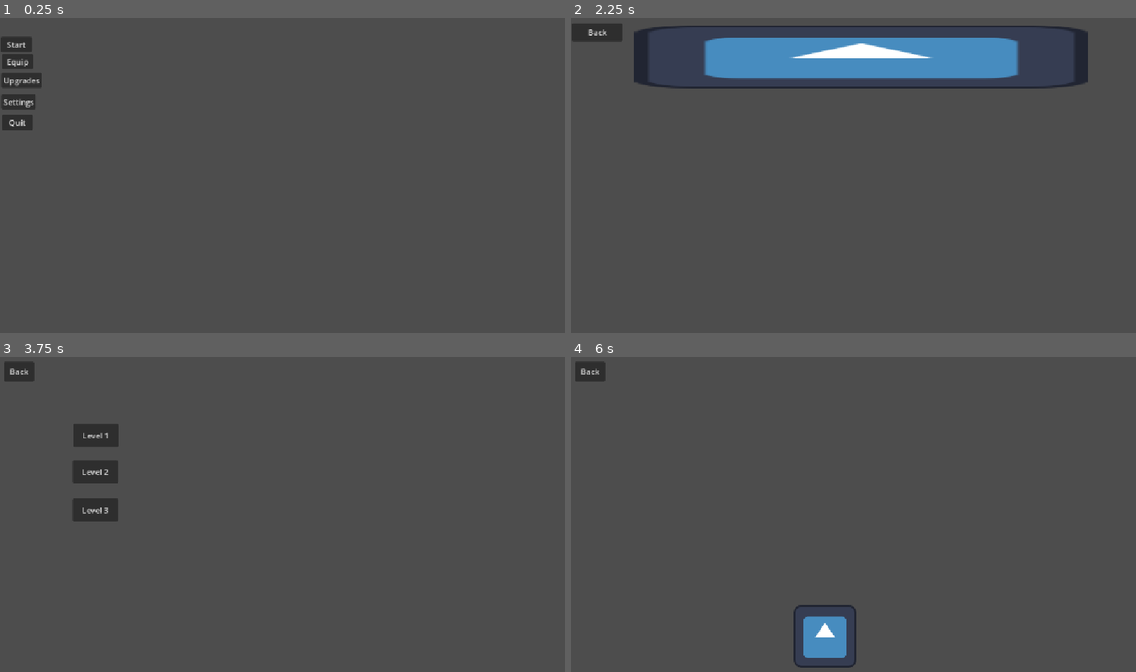
Above: before the commit, frames 1-4 (two rows, left to right).
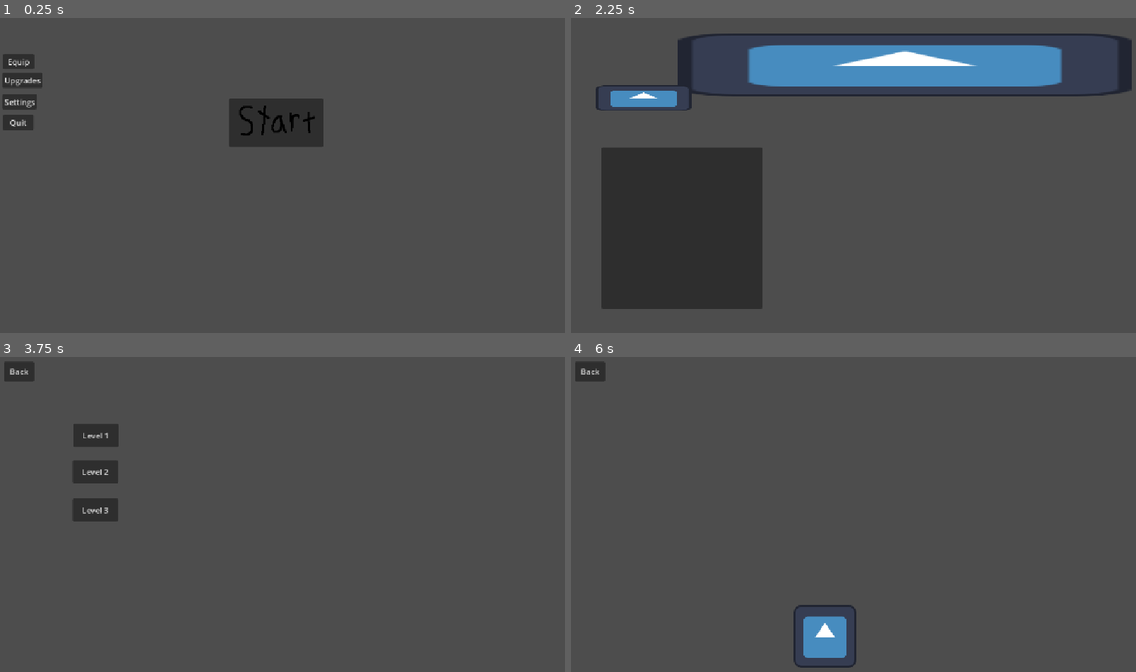
Above: after the commit, the same moments.

Repository: sschultz7177/CsGameBetter
Game: Godot game, scene res://Menu_Folders/Main_Menu/main_menu.tscn
Two runs of this game, one before a commit and one after it. Both use one fixed random seed, a clock stepped at 60 frames per second and the inputs below. The engine's default icon, where the game draws it, is replaced by a stand-in: a white triangle on a blue panel in a dark square.
Inputs (mouse positions are in pixels of both pictures, inside the frame that each line leads up to; where the layout moved, square brackets give the same spot in the first picture):
- Up to frame 1 (0.25 s): no input
- Up to frame 2 (2.25 s): click "Equip" at 0.5 s; click "Back" at 1.25 s; click "Upgrades" at 2 s
- Up to frame 3 (3.75 s): click (113, 568) [28, 372] at 2.75 s; click (276, 460) [16, 382] at 3.5 s
- Up to frame 4 (6 s): click "Back" at 4.25 s; click (847, 460) [587, 382] at 5 s; click "Level 1" at 5.75 s

The runs differ from the first frame. In frame 1, 3.0% of the frame differs, in the area x 0-58%, y 6-41%; in frame 2, 25%, in the area x 0-100%, y 1-93%; in frame 3, less than 0.1%; in frame 4, nothing differs.

Commit message:
Menu items

Diff:
--- a/Equip/equip.tscn
+++ b/Equip/equip.tscn
@@ -1,7 +1,7 @@
 [gd_scene format=3 uid="uid://dqmv4htti1tl2"]
 
 [ext_resource type="Script" uid="uid://clqiqcnpkf4tl" path="res://Equip/Equip.gd" id="1_a6hpc"]
-[ext_resource type="Texture2D" uid="uid://cfukwqm51cpmd" path="res://Other_Files/icon.svg" id="2_xxmbu"]
+[ext_resource type="Texture2D" uid="uid://d0dj317tt8l0n" path="res://Other_Files/equip frame.png" id="2_lucx5"]
 
 [node name="Equip" type="Node2D" unique_id=876713418]
 script = ExtResource("1_a6hpc")
@@ -13,9 +13,9 @@
 offset_bottom = 72.0
 text = "Back"
 
-[node name="Icon" type="Sprite2D" parent="." unique_id=610679232]
-position = Vector2(70.5, 353)
-scale = Vector2(0.3828125, 3.453125)
-texture = ExtResource("2_xxmbu")
+[node name="EquipFrame" type="Sprite2D" parent="." unique_id=756784423]
+position = Vector2(489, 316)
+scale = Vector2(11.312501, 13)
+texture = ExtResource("2_lucx5")
 
 [connection signal="pressed" from="Back" to="." method="_on_button_pressed"]
--- a/Menu_Folders/Main_Menu/main_menu.tscn
+++ b/Menu_Folders/Main_Menu/main_menu.tscn
@@ -1,23 +1,28 @@
 [gd_scene format=3 uid="uid://ddo8rna3fngyb"]
 
 [ext_resource type="Script" uid="uid://c3t7fc1ecert4" path="res://Menu_Folders/Main_Menu/Mainmenu.gd" id="1_cj4lk"]
+[ext_resource type="Texture2D" uid="uid://c0mt4drix5s00" path="res://Other_Files/start.png" id="2_y5csm"]
 
 [node name="MainMenu" type="Control" unique_id=270067914]
 layout_mode = 3
 anchors_preset = 15
 anchor_right = 1.0
 anchor_bottom = 1.0
+offset_left = 2.0
+offset_right = 2.0
 grow_horizontal = 2
 grow_vertical = 2
 script = ExtResource("1_cj4lk")
 
 [node name="Start" type="Button" parent="." unique_id=981185794]
 layout_mode = 0
-offset_left = 2.0
-offset_top = 40.0
-offset_right = 65.0
-offset_bottom = 71.0
-text = "Start"
+offset_left = 465.0
+offset_top = 166.0
+offset_right = 657.0
+offset_bottom = 264.0
+text = "
+"
+icon = ExtResource("2_y5csm")
 
 [node name="Equip" type="Button" parent="." unique_id=1850980905]
 layout_mode = 0
--- a/Upgrades/upgrades.tscn
+++ b/Upgrades/upgrades.tscn
@@ -1,21 +1,26 @@
 [gd_scene format=3 uid="uid://ba30rky7nqe2a"]
 
-[ext_resource type="Script" path="res://Upgrades/upgrades.gd" id="1_4b1pq"]
+[ext_resource type="Script" uid="uid://ba8e0ebaorsyt" path="res://Upgrades/upgrades.gd" id="1_4b1pq"]
 [ext_resource type="Texture2D" uid="uid://cfukwqm51cpmd" path="res://Other_Files/icon.svg" id="2_st27l"]
 
 [node name="Upgrades" type="Node2D" unique_id=1898568569]
 script = ExtResource("1_4b1pq")
 
 [node name="back" type="Button" parent="." unique_id=612934181]
-offset_left = 2.0
-offset_top = 12.0
-offset_right = 105.0
-offset_bottom = 49.0
-text = "Back"
+offset_left = 62.0
+offset_top = 266.0
+offset_right = 390.0
+offset_bottom = 594.0
+icon_alignment = 1
 
 [node name="Icon" type="Sprite2D" parent="." unique_id=703229234]
-position = Vector2(592, 81)
+position = Vector2(680.99994, 97)
 scale = Vector2(7.234375, 1)
 texture = ExtResource("2_st27l")
 
+[node name="Icon2" type="Sprite2D" parent="." unique_id=1667648329]
+position = Vector2(148, 165)
+scale = Vector2(1.53125, 0.40625)
+texture = ExtResource("2_st27l")
+
 [connection signal="pressed" from="back" to="." method="_on_button_pressed"]
Binary file added: Other_Files/equip frame.png
Not shown, added: Other_Files/equip frame.png.import
Binary file added: Other_Files/start.png
Not shown, added: Other_Files/start.png.import
